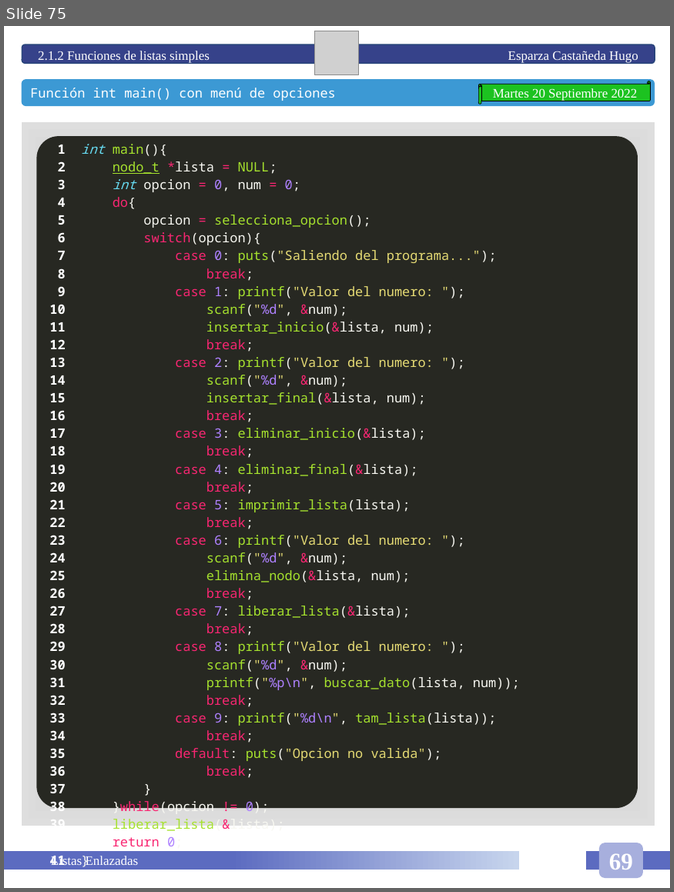
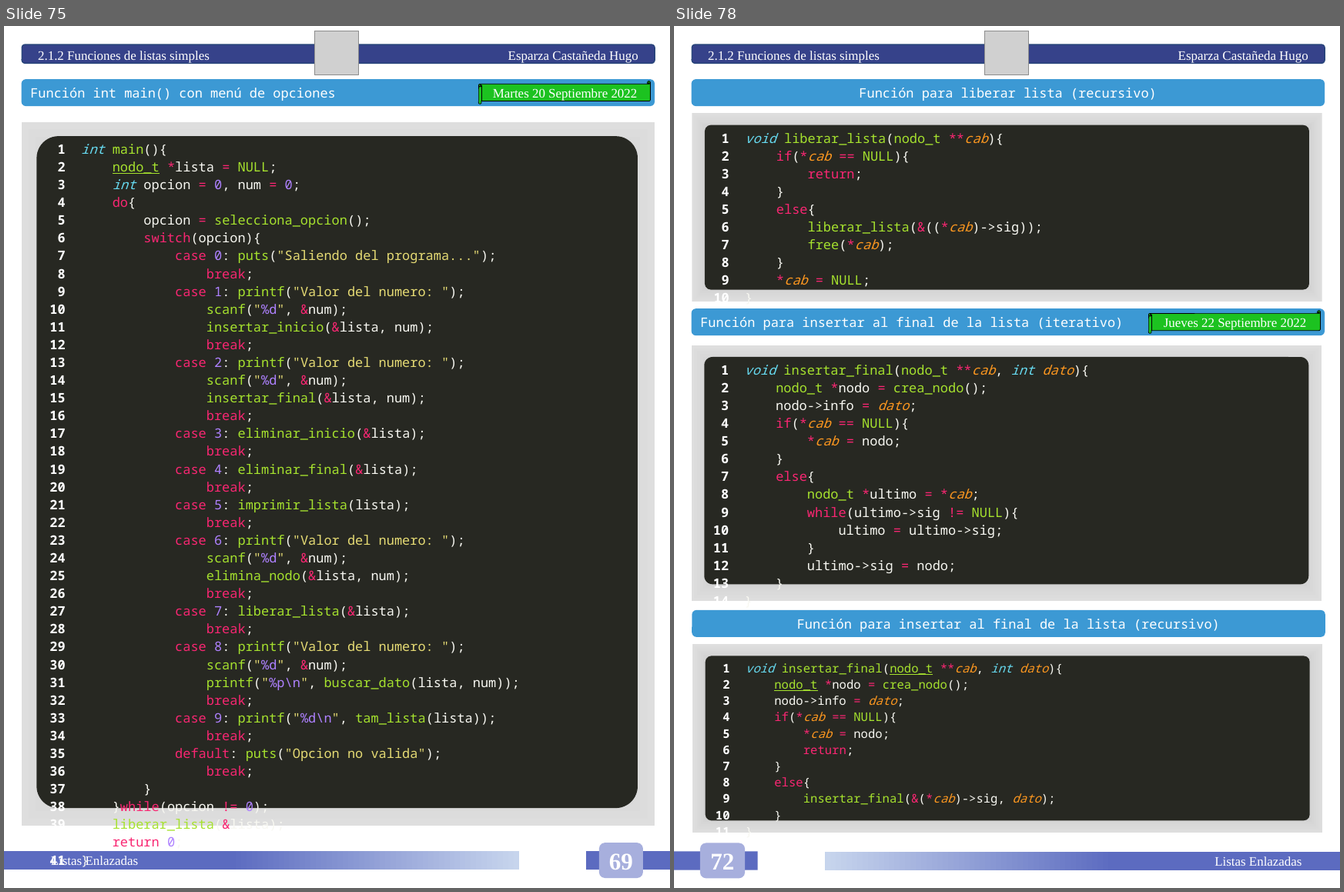
Before and after one commit to HugoEsparzaC/Libreta-Estructuras-II, a slide deck: Libreta Estructuras de Datos II.pptx. Shown side by side, each under a label of ours: slide 75 before the commit, slides 75 and 78 after it; the slides between them are not shown. The pictures are 674x892 and 1344x892 pixels, drawn with LibreOffice and Linux fonts; fonts in the diff are those of the drawing; grey boxes stand for pictures. Boxes give left, top, right and bottom in pixels: in the first picture for what was removed or moved away, otherwise in the second. Text is boxed around its words. In the diff, an @@ line names an element or a change of style, - is before the commit and + after.

```diff
--- a/Libreta Estructuras de Datos II.pptx
+++ b/Libreta Estructuras de Datos II.pptx
@@ slide 78 added at [674,26,1340,888], background #FFFFFF @@
@@ rounded rectangle added at [692,44,1325,64], fill #36428A, outline #28457A 1 pt, 12 pt, text #FFFFFF @@
+2.1.2 Funciones de listas simples Esparza Castañeda Hugo
@@ picture added at [985,31,1029,75] @@
@@ rounded rectangle added at [691,79,1325,106], fill #3C99D4, 12 pt, text #FFFFFF @@
+Función para liberar lista (recursivo)
@@ rectangle added at [692,113,1322,302], fill gradient #7B7B7B to #BCBCBC to #DEDEDE to #FFFFFF @@
@@ rounded rectangle added at [705,125,1308,289], fill #272822 @@
@@ table added at [705,125,1308,310], 1 rows, 2 columns @@
+1 / 2 / 3 / 4 / 5 / 6 / 7 / 8 / 9 / 10 | void liberar_lista(nodo_t **cab){ / if(*cab == NULL){ / return; / } / else{ / liberar_lista(&((*cab)->sig)); / free(*cab); / } / *cab = NULL; / }
@@ rounded rectangle added at [691,309,1325,336], fill #3C99D4, 12 pt, text #FFFFFF @@
+Función para insertar al final de la lista (iterativo)
@@ horizontal scroll added at [1149,310,1321,333], fill #1CC220, outline #000000 0.5 pt, 12 pt, text #FFFFFF @@
+Jueves 22 Septiembre 2022
@@ rectangle added at [691,345,1322,600], fill gradient #7B7B7B to #BCBCBC to #DEDEDE to #FFFFFF @@
@@ rounded rectangle added at [705,356,1308,584], fill #272822 @@
@@ table added at [705,356,1308,613], 1 rows, 2 columns @@
+1 / 2 / 3 / 4 / 5 / 6 / 7 / 8 / 9 / 10 / 11 / 12 / 13 / 14 | void insertar_final(nodo_t **cab, int dato){ / nodo_t *nodo = crea_nodo(); / nodo->info = dato; / if(*cab == NULL){ / *cab = nodo; / } / else{ / nodo_t *ultimo = *cab; / while(ultimo->sig != NULL){ / ultimo = ultimo->sig; / } / ultimo->sig = nodo; / } / }
@@ rounded rectangle added at [692,610,1325,637], fill #3C99D4, 12 pt, text #FFFFFF @@
+Función para insertar al final de la lista (recursivo)
@@ rectangle added at [692,644,1323,833], fill gradient #7B7B7B to #BCBCBC to #DEDEDE to #FFFFFF @@
@@ rounded rectangle added at [706,656,1309,821], fill #272822 @@
@@ table added at [706,656,1309,843], 1 rows, 2 columns @@
+1 / 2 / 3 / 4 / 5 / 6 / 7 / 8 / 9 / 10 / 11 | void insertar_final(nodo_t **cab, int dato){ / nodo_t *nodo = crea_nodo(); / nodo->info = dato; / if(*cab == NULL){ / *cab = nodo; / return; / } / else{ / insertar_final(&(*cab)->sig, dato); / } / }
@@ rectangle added at [674,851,758,870], fill #5C6BC0 @@
@@ rounded rectangle added at [700,843,745,878], fill #A7AFDD, 22 pt, text #FFFFFF, bold @@
+72
@@ rectangle added at [825,852,1340,871], fill gradient #5C6BC0 to #C7D5ED, 12 pt, text #FFFFFF @@
+Listas Enlazadas
```
Also in this commit, not shown: 1 slide changed, 5 other slides added, 1 other file.
